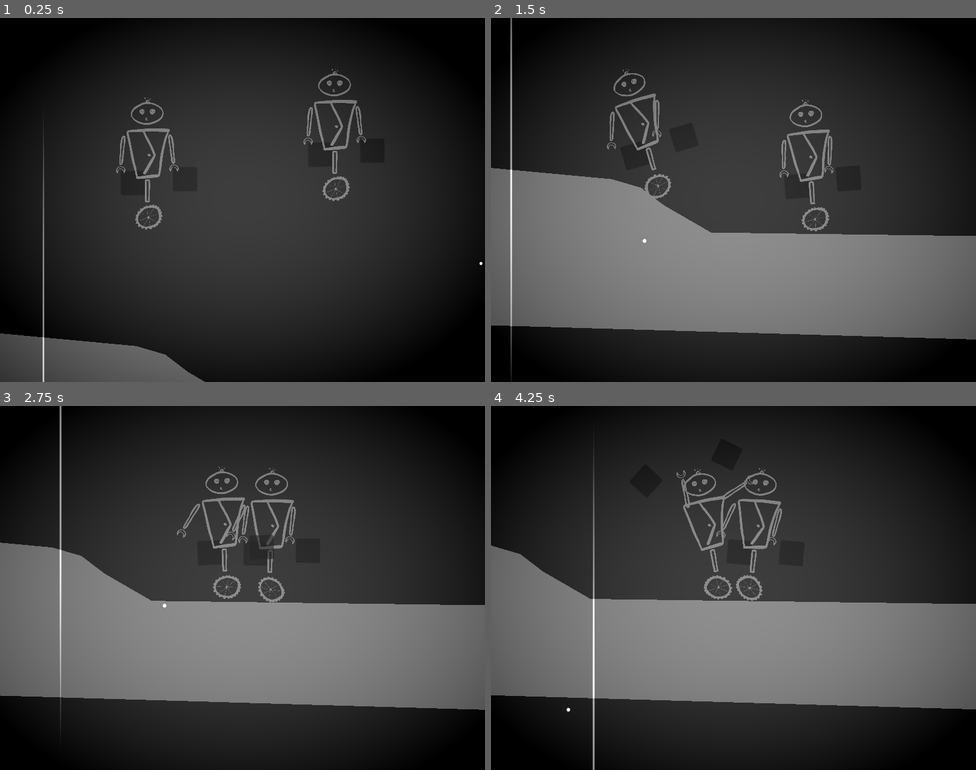
Above: before the commit, frames 1-4 (two rows, left to right).
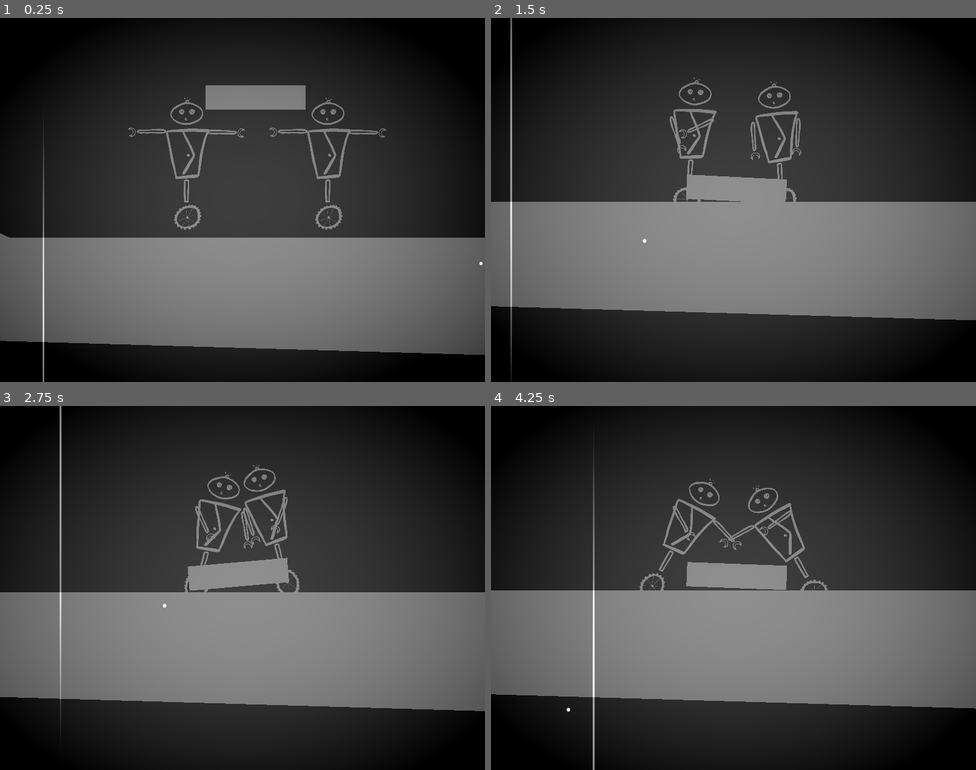
Above: after the commit, the same moments.

Repository: tombuben/KrehkeRobotickeSpoje
Game: Godot game, scene res://level_1.tscn
The game is run twice, just before and just after one commit, with the same random seed, the same clock (stepped at 60 frames per second) and the same inputs.
Inputs:
- Up to frame 1 (0.25 s): no input
- Up to frame 2 (1.5 s): hold D (Player1Right) 0.53-1.28 s; tap J (Player2Left) at 0.6 s; hold S (Player1Down) from 1.28 s (still down); tap L (Player2Right) at 1.35 s
- Up to frame 3 (2.75 s): release S (Player1Down) at 2.03 s; hold D (Player1Right) from 2.03 s (still down); tap J (Player2Left) at 2.1 s
- Up to frame 4 (4.25 s): release D (Player1Right) at 2.78 s; hold W (Player1Up) 2.78-3.53 s; tap L (Player2Right) at 2.85 s; hold A (Player1Left) from 3.53 s (still down); tap J (Player2Left) at 3.6 s

The runs differ from the first frame. In frame 1, 38% of the frame differs, in the area x 0-100%, y 14-100%; in frame 2, 17%; in frame 3, 8.0%; in frame 4, 7.2%.

Commit message:
pridana krabice

Diff:
--- a/level_1.tscn
+++ b/level_1.tscn
@@ -8,6 +8,9 @@
 shader = ExtResource("3_fspt7")
 shader_parameter/projector_power = 0.497
 shader_parameter/vignette_param = 2.55
+
+[sub_resource type="RectangleShape2D" id="RectangleShape2D_eqhxj"]
+size = Vector2(27.4272, 84)
 
 [node name="Level1" type="Node2D"]
 
@@ -19,14 +22,16 @@
 polygon = PackedVector2Array(138, 436, -508, 322, -621, -388, 66, -414, 89, 152, 319, 171, 441, 200, 465, 221, 503, 234, 535, 254, 565.057, 270.39, 1444, 303, 3324, 352, 3404, -512, 3423, 367, 3309, 620, 1408, 453)
 
 [node name="Polygon2D" type="Polygon2D" parent="StaticBody2D"]
-polygon = PackedVector2Array(-85.785, 658, -634.785, 536, -589.785, -155, -135.785, -185, -130.785, 390, 181.215, 419, 229.215, 433, 267.215, 462, 345.215, 507, 1328.21, 520, 3105.22, 584, 3199.22, -303, 3452.22, 622, 3146.22, 837, 1320.21, 699)
+polygon = PackedVector2Array(-85.785, 658, -634.785, 536, -589.785, -155, -135.785, -185, -130.785, 390, 181.215, 419, 229.215, 433, 267.215, 462, 350, 500, 1350, 500, 3105.22, 584, 3199.22, -303, 3452.22, 622, 3146.22, 837, 1320.21, 699)
 
 [node name="pandulak" parent="." instance=ExtResource("1_1j5ko")]
-position = Vector2(559, 147)
+position = Vector2(925, 440)
 player = 2
+speed_multiplier = 0.0
 
 [node name="pandulak2" parent="." instance=ExtResource("1_1j5ko")]
-position = Vector2(250, 194)
+position = Vector2(692, 440)
+speed_multiplier = 0.0
 
 [node name="CameraCenterer" type="Node2D" parent="." node_paths=PackedStringArray("pos1", "pos2")]
 position = Vector2(434, 168)
@@ -47,3 +52,24 @@
 anchor_bottom = 1.0
 grow_horizontal = 2
 grow_vertical = 2
+
+[node name="Krabice" type="RigidBody2D" parent="."]
+position = Vector2(779, 239.86)
+
+[node name="CollisionShape2D" type="CollisionShape2D" parent="Krabice"]
+position = Vector2(26.5, 1.14)
+scale = Vector2(4.12, 1)
+shape = SubResource("RectangleShape2D_eqhxj")
+
+[node name="ColorRect" type="ColorRect" parent="Krabice/CollisionShape2D"]
+anchors_preset = 8
+anchor_left = 0.5
+anchor_top = 0.5
+anchor_right = 0.5
+anchor_bottom = 0.5
+offset_left = -20.0
+offset_top = -20.0
+offset_right = 20.0
+offset_bottom = 20.0
+grow_horizontal = 2
+grow_vertical = 2
--- a/pandulak.tscn
+++ b/pandulak.tscn
@@ -36,7 +36,7 @@
 texture = ExtResource("2_ehvyi")
 
 [node name="kolo" type="RigidBody2D" parent="."]
-mass = 60.0
+mass = 600.0
 physics_material_override = SubResource("PhysicsMaterial_87njb")
 center_of_mass_mode = 1
 script = ExtResource("1_8e416")
@@ -59,8 +59,9 @@
 position = Vector2(0, -130)
 collision_layer = 0
 collision_mask = 0
-mass = 20.0
-gravity_scale = -1.0
+mass = 200.0
+center_of_mass_mode = 1
+center_of_mass = Vector2(0, -400)
 
 [node name="rukaLeva" type="Node2D" parent="telo"]
 script = ExtResource("5_hgmqo")
@@ -68,6 +69,7 @@
 
 [node name="rameno" type="Node2D" parent="telo/rukaLeva"]
 position = Vector2(33, -7)
+rotation = -1.309
 
 [node name="StaticBody2D" type="StaticBody2D" parent="telo/rukaLeva/rameno"]
 position = Vector2(9, 53)
@@ -77,13 +79,12 @@
 [node name="CollisionShape2D" type="CollisionShape2D" parent="telo/rukaLeva/rameno/StaticBody2D"]
 shape = SubResource("CircleShape2D_hj8ou")
 
-[node name="Panel" type="Panel" parent="telo/rukaLeva/rameno/StaticBody2D/CollisionShape2D"]
-offset_right = 40.0
-offset_bottom = 40.0
-
 [node name="RigidBody2D" type="RigidBody2D" parent="telo/rukaLeva"]
 position = Vector2(33, -8)
-mass = 0.5
+rotation = -1.309
+collision_layer = 2
+collision_mask = 5
+mass = 10.0
 
 [node name="CollisionShape2D" type="CollisionShape2D" parent="telo/rukaLeva/RigidBody2D"]
 position = Vector2(9, 53)
@@ -100,24 +101,25 @@
 scale = Vector2(-1, 1)
 texture = ExtResource("9_v4twp")
 
+[node name="DampedSpringJoint2D" type="DampedSpringJoint2D" parent="telo/rukaLeva/RigidBody2D"]
+position = Vector2(9, 54)
+rotation = -1.5708
+node_a = NodePath("../../rameno/StaticBody2D")
+node_b = NodePath("..")
+length = 5.0
+stiffness = 64.0
+
 [node name="PinJoint2D" type="PinJoint2D" parent="telo/rukaLeva"]
 position = Vector2(33, -8)
 node_a = NodePath("../RigidBody2D")
 node_b = NodePath("../..")
-
-[node name="DampedSpringJoint2D" type="DampedSpringJoint2D" parent="telo/rukaLeva"]
-position = Vector2(42, 46)
-rotation = -1.5708
-node_a = NodePath("../rameno/StaticBody2D")
-node_b = NodePath("../RigidBody2D")
-length = 5.0
-stiffness = 64.0
 
 [node name="rukaPrava" type="Node2D" parent="telo"]
 script = ExtResource("5_hgmqo")
 
 [node name="rameno" type="Node2D" parent="telo/rukaPrava"]
 position = Vector2(-32, -7)
+rotation = 1.309
 
 [node name="StaticBody2D" type="StaticBody2D" parent="telo/rukaPrava/rameno"]
 position = Vector2(-12, 59)
@@ -127,13 +129,12 @@
 [node name="CollisionShape2D" type="CollisionShape2D" parent="telo/rukaPrava/rameno/StaticBody2D"]
 shape = SubResource("CircleShape2D_hj8ou")
 
-[node name="Panel" type="Panel" parent="telo/rukaPrava/rameno/StaticBody2D/CollisionShape2D"]
-offset_right = 40.0
-offset_bottom = 40.0
-
 [node name="RigidBody2D" type="RigidBody2D" parent="telo/rukaPrava"]
 position = Vector2(-32, -7)
-mass = 0.5
+rotation = 1.309
+collision_layer = 2
+collision_mask = 5
+mass = 10.0
 
 [node name="CollisionShape2D" type="CollisionShape2D" parent="telo/rukaPrava/RigidBody2D"]
 position = Vector2(-12, 59)
@@ -148,18 +149,18 @@
 position = Vector2(-39.9999, 310)
 texture = ExtResource("9_v4twp")
 
+[node name="DampedSpringJoint2D" type="DampedSpringJoint2D" parent="telo/rukaPrava/RigidBody2D"]
+position = Vector2(-13, 59)
+rotation = -1.5708
+node_a = NodePath("../../rameno/StaticBody2D")
+node_b = NodePath("..")
+length = 5.0
+stiffness = 64.0
+
 [node name="PinJoint2D" type="PinJoint2D" parent="telo/rukaPrava"]
 position = Vector2(-32, -7)
 node_a = NodePath("../RigidBody2D")
 node_b = NodePath("../..")
-
-[node name="DampedSpringJoint2D" type="DampedSpringJoint2D" parent="telo/rukaPrava"]
-position = Vector2(-45, 52)
-rotation = -1.5708
-node_a = NodePath("../rameno/StaticBody2D")
-node_b = NodePath("../RigidBody2D")
-length = 5.0
-stiffness = 64.0
 
 [node name="CollisionShape2D" type="CollisionShape2D" parent="telo"]
 position = Vector2(1, 47)
--- a/ruka.gd
+++ b/ruka.gd
@@ -3,7 +3,7 @@
 @export var torque_strength : float = 1000
 @export var player : int = 0
 
-@export var upper_limit : float = 2.5
+@export var upper_limit : float = 2
 @export var lower_limit : float = 0
 
 @export var levost : bool
@@ -26,10 +26,10 @@
 		down_action = "Player2Down"
 		is_controller = true
 
-	#if levost:
-	#	mover.rotate(-1.5)
-	#else :
-	#	mover.rotate(1.5)
+	if levost:
+		mover.rotate(-1.5)
+	else :
+		mover.rotate(1.5)
 
 
 # Called when the node enters the scene tree for the first time.
Not shown: 1 places in level_1.tscn that only renumber resources
